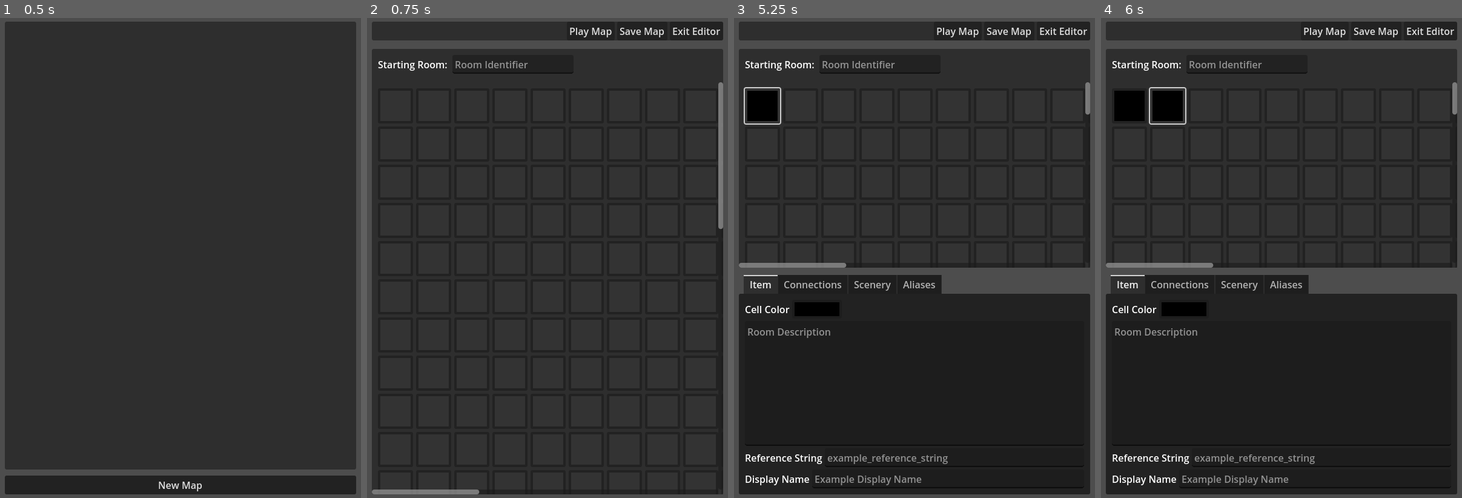
Above: before the commit, frames 1-4 (left to right).
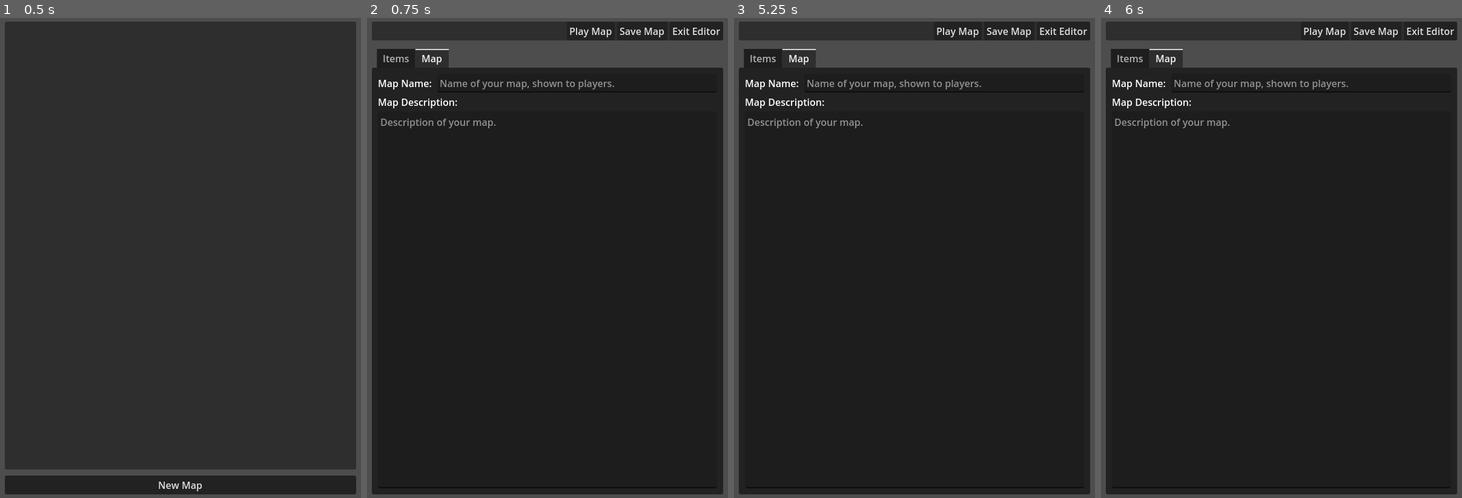
Above: after the commit, the same moments.

Repository: SashaMkrv/godot-4.2.1-text-adventure
Game: Godot game, scene res://NavigationOnly/Scenes/NavigationOnlyApp.tscn
Two runs of this game, one before a commit and one after it. Both use one fixed random seed, a clock stepped at 60 frames per second and the inputs below.
Inputs (mouse positions are in pixels of both pictures, inside the frame that each line leads up to):
- Up to frame 1 (0.5 s): no input
- Up to frame 2 (0.75 s): click "New Map" at 0.5 s
- Up to frame 3 (5.25 s): click "Play Map" at 1.25 s; click (914, 483) at 2.02 s; type "12" at 2.1 s; click "Edit Map" at 2.75 s; click "Play Map" at 3.5 s; click "Edit Map" at 4.25 s; click (762, 104) at 5.02 s
- Up to frame 4 (6 s): click (1165, 104) at 5.77 s

Frame 1 is identical in both runs. In frame 2, 5.1% of the frame differs, in the area x 1-99%, y 6-100%; in frame 3, 9.9%; in frame 4, 10%, in the area x 1-99%, y 6-98%.
Error in both runs: Invalid access to property or key of type 'String' on a base object of type 'Dictionary'. (res://NavigationOnly/Scripts/MapPlayer.gd:144)

Commit message:
add tabs to map editor & simple name + desc fields

Diff:
--- a/NavigationOnly/Scenes/MapEditor.tscn
+++ b/NavigationOnly/Scenes/MapEditor.tscn
@@ -27,90 +27,96 @@
 theme_override_constants/margin_right = 10
 theme_override_constants/margin_bottom = 10
 
-[node name="VSplitContainer" type="VSplitContainer" parent="Editor"]
-layout_mode = 2
-
-[node name="PanelContainer" type="PanelContainer" parent="Editor/VSplitContainer"]
-layout_mode = 2
-size_flags_vertical = 3
-
-[node name="VBoxContainer" type="VBoxContainer" parent="Editor/VSplitContainer/PanelContainer"]
-layout_mode = 2
-
-[node name="MarginContainer" type="MarginContainer" parent="Editor/VSplitContainer/PanelContainer/VBoxContainer"]
-layout_mode = 2
-theme_override_constants/margin_left = 10
-theme_override_constants/margin_top = 10
-theme_override_constants/margin_right = 10
-theme_override_constants/margin_bottom = 10
-
-[node name="HBoxContainer2" type="HBoxContainer" parent="Editor/VSplitContainer/PanelContainer/VBoxContainer/MarginContainer"]
-layout_mode = 2
-
-[node name="HBoxContainer" type="HBoxContainer" parent="Editor/VSplitContainer/PanelContainer/VBoxContainer/MarginContainer/HBoxContainer2"]
-visible = false
-layout_mode = 2
-
-[node name="Label" type="Label" parent="Editor/VSplitContainer/PanelContainer/VBoxContainer/MarginContainer/HBoxContainer2/HBoxContainer"]
+[node name="TabContainer" type="TabContainer" parent="Editor"]
+layout_mode = 2
+current_tab = 1
+
+[node name="Items" type="VSplitContainer" parent="Editor/TabContainer"]
+visible = false
+layout_mode = 2
+metadata/_tab_index = 0
+
+[node name="PanelContainer" type="PanelContainer" parent="Editor/TabContainer/Items"]
+layout_mode = 2
+size_flags_vertical = 3
+
+[node name="VBoxContainer" type="VBoxContainer" parent="Editor/TabContainer/Items/PanelContainer"]
+layout_mode = 2
+
+[node name="MarginContainer" type="MarginContainer" parent="Editor/TabContainer/Items/PanelContainer/VBoxContainer"]
+layout_mode = 2
+theme_override_constants/margin_left = 10
+theme_override_constants/margin_top = 10
+theme_override_constants/margin_right = 10
+theme_override_constants/margin_bottom = 10
+
+[node name="HBoxContainer2" type="HBoxContainer" parent="Editor/TabContainer/Items/PanelContainer/VBoxContainer/MarginContainer"]
+layout_mode = 2
+
+[node name="HBoxContainer" type="HBoxContainer" parent="Editor/TabContainer/Items/PanelContainer/VBoxContainer/MarginContainer/HBoxContainer2"]
+visible = false
+layout_mode = 2
+
+[node name="Label" type="Label" parent="Editor/TabContainer/Items/PanelContainer/VBoxContainer/MarginContainer/HBoxContainer2/HBoxContainer"]
 layout_mode = 2
 text = "Map Name: "
 
-[node name="LineEdit" type="LineEdit" parent="Editor/VSplitContainer/PanelContainer/VBoxContainer/MarginContainer/HBoxContainer2/HBoxContainer"]
-layout_mode = 2
-size_flags_horizontal = 3
-
-[node name="HBoxContainer2" type="HBoxContainer" parent="Editor/VSplitContainer/PanelContainer/VBoxContainer/MarginContainer/HBoxContainer2"]
-layout_mode = 2
-
-[node name="Label" type="Label" parent="Editor/VSplitContainer/PanelContainer/VBoxContainer/MarginContainer/HBoxContainer2/HBoxContainer2"]
+[node name="LineEdit" type="LineEdit" parent="Editor/TabContainer/Items/PanelContainer/VBoxContainer/MarginContainer/HBoxContainer2/HBoxContainer"]
+layout_mode = 2
+size_flags_horizontal = 3
+
+[node name="HBoxContainer2" type="HBoxContainer" parent="Editor/TabContainer/Items/PanelContainer/VBoxContainer/MarginContainer/HBoxContainer2"]
+layout_mode = 2
+
+[node name="Label" type="Label" parent="Editor/TabContainer/Items/PanelContainer/VBoxContainer/MarginContainer/HBoxContainer2/HBoxContainer2"]
 layout_mode = 2
 text = "Starting Room: "
 
-[node name="StartingRoomInput" type="LineEdit" parent="Editor/VSplitContainer/PanelContainer/VBoxContainer/MarginContainer/HBoxContainer2/HBoxContainer2"]
+[node name="StartingRoomInput" type="LineEdit" parent="Editor/TabContainer/Items/PanelContainer/VBoxContainer/MarginContainer/HBoxContainer2/HBoxContainer2"]
 unique_name_in_owner = true
 custom_minimum_size = Vector2(200, 0)
 layout_mode = 2
 size_flags_horizontal = 3
 placeholder_text = "Room Identifier"
 
-[node name="ScrollContainer" type="ScrollContainer" parent="Editor/VSplitContainer/PanelContainer/VBoxContainer"]
+[node name="ScrollContainer" type="ScrollContainer" parent="Editor/TabContainer/Items/PanelContainer/VBoxContainer"]
 layout_mode = 2
 size_flags_vertical = 3
 follow_focus = true
 
-[node name="MarginContainer" type="MarginContainer" parent="Editor/VSplitContainer/PanelContainer/VBoxContainer/ScrollContainer"]
-layout_mode = 2
-size_flags_horizontal = 3
-size_flags_vertical = 3
-theme_override_constants/margin_left = 10
-theme_override_constants/margin_top = 10
-theme_override_constants/margin_right = 10
-theme_override_constants/margin_bottom = 10
-
-[node name="ItemMapEditor" type="CenterContainer" parent="Editor/VSplitContainer/PanelContainer/VBoxContainer/ScrollContainer/MarginContainer"]
+[node name="MarginContainer" type="MarginContainer" parent="Editor/TabContainer/Items/PanelContainer/VBoxContainer/ScrollContainer"]
+layout_mode = 2
+size_flags_horizontal = 3
+size_flags_vertical = 3
+theme_override_constants/margin_left = 10
+theme_override_constants/margin_top = 10
+theme_override_constants/margin_right = 10
+theme_override_constants/margin_bottom = 10
+
+[node name="ItemMapEditor" type="CenterContainer" parent="Editor/TabContainer/Items/PanelContainer/VBoxContainer/ScrollContainer/MarginContainer"]
 unique_name_in_owner = true
 layout_mode = 2
 size_flags_horizontal = 3
 script = ExtResource("1_2j7kv")
 
-[node name="GridContainer" type="GridContainer" parent="Editor/VSplitContainer/PanelContainer/VBoxContainer/ScrollContainer/MarginContainer/ItemMapEditor"]
+[node name="GridContainer" type="GridContainer" parent="Editor/TabContainer/Items/PanelContainer/VBoxContainer/ScrollContainer/MarginContainer/ItemMapEditor"]
 layout_mode = 2
 theme_override_constants/h_separation = 5
 theme_override_constants/v_separation = 5
 columns = 30
 
-[node name="ItemEditor" type="TabContainer" parent="Editor/VSplitContainer"]
+[node name="ItemEditor" type="TabContainer" parent="Editor/TabContainer/Items"]
 unique_name_in_owner = true
 layout_mode = 2
 size_flags_vertical = 3
 current_tab = 0
 script = ExtResource("3_e6a6i")
 
-[node name="Item" type="Panel" parent="Editor/VSplitContainer/ItemEditor"]
+[node name="Item" type="Panel" parent="Editor/TabContainer/Items/ItemEditor"]
 layout_mode = 2
 metadata/_tab_index = 0
 
-[node name="MarginContainer" type="MarginContainer" parent="Editor/VSplitContainer/ItemEditor/Item"]
+[node name="MarginContainer" type="MarginContainer" parent="Editor/TabContainer/Items/ItemEditor/Item"]
 layout_mode = 1
 anchors_preset = 15
 anchor_right = 1.0
@@ -122,27 +128,27 @@
 theme_override_constants/margin_right = 10
 theme_override_constants/margin_bottom = 10
 
-[node name="VBoxContainer" type="VBoxContainer" parent="Editor/VSplitContainer/ItemEditor/Item/MarginContainer"]
-layout_mode = 2
-
-[node name="HBoxContainer4" type="HBoxContainer" parent="Editor/VSplitContainer/ItemEditor/Item/MarginContainer/VBoxContainer"]
-layout_mode = 2
-
-[node name="HBoxContainer" type="HBoxContainer" parent="Editor/VSplitContainer/ItemEditor/Item/MarginContainer/VBoxContainer/HBoxContainer4"]
-layout_mode = 2
-
-[node name="Label" type="Label" parent="Editor/VSplitContainer/ItemEditor/Item/MarginContainer/VBoxContainer/HBoxContainer4/HBoxContainer"]
+[node name="VBoxContainer" type="VBoxContainer" parent="Editor/TabContainer/Items/ItemEditor/Item/MarginContainer"]
+layout_mode = 2
+
+[node name="HBoxContainer4" type="HBoxContainer" parent="Editor/TabContainer/Items/ItemEditor/Item/MarginContainer/VBoxContainer"]
+layout_mode = 2
+
+[node name="HBoxContainer" type="HBoxContainer" parent="Editor/TabContainer/Items/ItemEditor/Item/MarginContainer/VBoxContainer/HBoxContainer4"]
+layout_mode = 2
+
+[node name="Label" type="Label" parent="Editor/TabContainer/Items/ItemEditor/Item/MarginContainer/VBoxContainer/HBoxContainer4/HBoxContainer"]
 layout_mode = 2
 text = "Cell Color"
 
-[node name="MapCellColorInput" type="ColorPickerButton" parent="Editor/VSplitContainer/ItemEditor/Item/MarginContainer/VBoxContainer/HBoxContainer4/HBoxContainer"]
+[node name="MapCellColorInput" type="ColorPickerButton" parent="Editor/TabContainer/Items/ItemEditor/Item/MarginContainer/VBoxContainer/HBoxContainer4/HBoxContainer"]
 unique_name_in_owner = true
 layout_mode = 2
 text = "Cell Color"
 color = Color(0.2, 0.2, 0.2, 1)
 edit_alpha = false
 
-[node name="DescriptionInput" type="TextEdit" parent="Editor/VSplitContainer/ItemEditor/Item/MarginContainer/VBoxContainer"]
+[node name="DescriptionInput" type="TextEdit" parent="Editor/TabContainer/Items/ItemEditor/Item/MarginContainer/VBoxContainer"]
 unique_name_in_owner = true
 layout_mode = 2
 size_flags_horizontal = 3
@@ -152,102 +158,143 @@
 syntax_highlighter = SubResource("SyntaxHighlighter_ikksk")
 highlight_all_occurrences = true
 
-[node name="HBoxContainer2" type="HBoxContainer" parent="Editor/VSplitContainer/ItemEditor/Item/MarginContainer/VBoxContainer"]
-layout_mode = 2
-
-[node name="Label" type="Label" parent="Editor/VSplitContainer/ItemEditor/Item/MarginContainer/VBoxContainer/HBoxContainer2"]
+[node name="HBoxContainer2" type="HBoxContainer" parent="Editor/TabContainer/Items/ItemEditor/Item/MarginContainer/VBoxContainer"]
+layout_mode = 2
+
+[node name="Label" type="Label" parent="Editor/TabContainer/Items/ItemEditor/Item/MarginContainer/VBoxContainer/HBoxContainer2"]
 layout_mode = 2
 text = "Reference String"
 
-[node name="ReferenceStringInput" type="LineEdit" parent="Editor/VSplitContainer/ItemEditor/Item/MarginContainer/VBoxContainer/HBoxContainer2"]
+[node name="ReferenceStringInput" type="LineEdit" parent="Editor/TabContainer/Items/ItemEditor/Item/MarginContainer/VBoxContainer/HBoxContainer2"]
 unique_name_in_owner = true
 layout_mode = 2
 size_flags_horizontal = 3
 placeholder_text = "example_reference_string"
 
-[node name="HBoxContainer3" type="HBoxContainer" parent="Editor/VSplitContainer/ItemEditor/Item/MarginContainer/VBoxContainer"]
-layout_mode = 2
-
-[node name="Label" type="Label" parent="Editor/VSplitContainer/ItemEditor/Item/MarginContainer/VBoxContainer/HBoxContainer3"]
+[node name="HBoxContainer3" type="HBoxContainer" parent="Editor/TabContainer/Items/ItemEditor/Item/MarginContainer/VBoxContainer"]
+layout_mode = 2
+
+[node name="Label" type="Label" parent="Editor/TabContainer/Items/ItemEditor/Item/MarginContainer/VBoxContainer/HBoxContainer3"]
 layout_mode = 2
 text = "Display Name"
 
-[node name="DisplayNameInput" type="LineEdit" parent="Editor/VSplitContainer/ItemEditor/Item/MarginContainer/VBoxContainer/HBoxContainer3"]
+[node name="DisplayNameInput" type="LineEdit" parent="Editor/TabContainer/Items/ItemEditor/Item/MarginContainer/VBoxContainer/HBoxContainer3"]
 unique_name_in_owner = true
 layout_mode = 2
 size_flags_horizontal = 3
 placeholder_text = "Example Display Name"
 
-[node name="Connections" type="PanelContainer" parent="Editor/VSplitContainer/ItemEditor"]
+[node name="Connections" type="PanelContainer" parent="Editor/TabContainer/Items/ItemEditor"]
 visible = false
 layout_mode = 2
 size_flags_horizontal = 3
 metadata/_tab_index = 1
 
-[node name="MarginContainer" type="MarginContainer" parent="Editor/VSplitContainer/ItemEditor/Connections"]
-layout_mode = 2
-theme_override_constants/margin_left = 10
-theme_override_constants/margin_top = 10
-theme_override_constants/margin_right = 10
-theme_override_constants/margin_bottom = 10
-
-[node name="ConnectionsInput" type="CodeEdit" parent="Editor/VSplitContainer/ItemEditor/Connections/MarginContainer"]
+[node name="MarginContainer" type="MarginContainer" parent="Editor/TabContainer/Items/ItemEditor/Connections"]
+layout_mode = 2
+theme_override_constants/margin_left = 10
+theme_override_constants/margin_top = 10
+theme_override_constants/margin_right = 10
+theme_override_constants/margin_bottom = 10
+
+[node name="ConnectionsInput" type="CodeEdit" parent="Editor/TabContainer/Items/ItemEditor/Connections/MarginContainer"]
 unique_name_in_owner = true
 layout_mode = 2
 placeholder_text = "EAST: example_room_reference_string
 SOUTH: example_room_reference_string
 CHARLOTTE: example_string_for_arbitrary_direction"
 
-[node name="Scenery" type="PanelContainer" parent="Editor/VSplitContainer/ItemEditor"]
+[node name="Scenery" type="PanelContainer" parent="Editor/TabContainer/Items/ItemEditor"]
 visible = false
 layout_mode = 2
 size_flags_horizontal = 3
 metadata/_tab_index = 2
 
-[node name="MarginContainer" type="MarginContainer" parent="Editor/VSplitContainer/ItemEditor/Scenery"]
-layout_mode = 2
-theme_override_constants/margin_left = 10
-theme_override_constants/margin_top = 10
-theme_override_constants/margin_right = 10
-theme_override_constants/margin_bottom = 10
-
-[node name="SceneryInput" type="CodeEdit" parent="Editor/VSplitContainer/ItemEditor/Scenery/MarginContainer"]
+[node name="MarginContainer" type="MarginContainer" parent="Editor/TabContainer/Items/ItemEditor/Scenery"]
+layout_mode = 2
+theme_override_constants/margin_left = 10
+theme_override_constants/margin_top = 10
+theme_override_constants/margin_right = 10
+theme_override_constants/margin_bottom = 10
+
+[node name="SceneryInput" type="CodeEdit" parent="Editor/TabContainer/Items/ItemEditor/Scenery/MarginContainer"]
 unique_name_in_owner = true
 layout_mode = 2
 placeholder_text = "EAST: example_room_reference_string
 SOUTH: example_room_reference_string
 CHARLOTTE: example_string_for_arbitrary_direction"
 
-[node name="Aliases" type="PanelContainer" parent="Editor/VSplitContainer/ItemEditor"]
+[node name="Aliases" type="PanelContainer" parent="Editor/TabContainer/Items/ItemEditor"]
 visible = false
 layout_mode = 2
 size_flags_horizontal = 3
 metadata/_tab_index = 3
 
-[node name="MarginContainer" type="MarginContainer" parent="Editor/VSplitContainer/ItemEditor/Aliases"]
-layout_mode = 2
-theme_override_constants/margin_left = 10
-theme_override_constants/margin_top = 10
-theme_override_constants/margin_right = 10
-theme_override_constants/margin_bottom = 10
-
-[node name="AliasInput" type="CodeEdit" parent="Editor/VSplitContainer/ItemEditor/Aliases/MarginContainer"]
+[node name="MarginContainer" type="MarginContainer" parent="Editor/TabContainer/Items/ItemEditor/Aliases"]
+layout_mode = 2
+theme_override_constants/margin_left = 10
+theme_override_constants/margin_top = 10
+theme_override_constants/margin_right = 10
+theme_override_constants/margin_bottom = 10
+
+[node name="AliasInput" type="CodeEdit" parent="Editor/TabContainer/Items/ItemEditor/Aliases/MarginContainer"]
 unique_name_in_owner = true
 layout_mode = 2
 placeholder_text = "EAST: example_room_reference_string
 SOUTH: example_room_reference_string
 CHARLOTTE: example_string_for_arbitrary_direction"
 
-[node name="Timer" type="Timer" parent="Editor/VSplitContainer/ItemEditor"]
+[node name="Timer" type="Timer" parent="Editor/TabContainer/Items/ItemEditor"]
 wait_time = 5.0
 
-[connection signal="text_changed" from="Editor/VSplitContainer/PanelContainer/VBoxContainer/MarginContainer/HBoxContainer2/HBoxContainer2/StartingRoomInput" to="." method="_on_starting_room_input_text_changed"]
-[connection signal="item_selected" from="Editor/VSplitContainer/PanelContainer/VBoxContainer/ScrollContainer/MarginContainer/ItemMapEditor" to="." method="_on_center_container_item_selected"]
-[connection signal="color_changed" from="Editor/VSplitContainer/ItemEditor/Item/MarginContainer/VBoxContainer/HBoxContainer4/HBoxContainer/MapCellColorInput" to="Editor/VSplitContainer/ItemEditor" method="_on_map_cell_color_input_color_changed"]
-[connection signal="text_changed" from="Editor/VSplitContainer/ItemEditor/Item/MarginContainer/VBoxContainer/DescriptionInput" to="Editor/VSplitContainer/ItemEditor" method="_on_description_input_text_changed"]
-[connection signal="text_changed" from="Editor/VSplitContainer/ItemEditor/Item/MarginContainer/VBoxContainer/HBoxContainer2/ReferenceStringInput" to="Editor/VSplitContainer/ItemEditor" method="_on_reference_string_input_text_changed"]
-[connection signal="text_changed" from="Editor/VSplitContainer/ItemEditor/Item/MarginContainer/VBoxContainer/HBoxContainer3/DisplayNameInput" to="Editor/VSplitContainer/ItemEditor" method="_on_display_name_input_text_changed"]
-[connection signal="text_changed" from="Editor/VSplitContainer/ItemEditor/Connections/MarginContainer/ConnectionsInput" to="Editor/VSplitContainer/ItemEditor" method="_on_connections_input_text_changed"]
-[connection signal="text_changed" from="Editor/VSplitContainer/ItemEditor/Scenery/MarginContainer/SceneryInput" to="Editor/VSplitContainer/ItemEditor" method="_on_scenery_input_text_changed"]
-[connection signal="text_changed" from="Editor/VSplitContainer/ItemEditor/Aliases/MarginContainer/AliasInput" to="Editor/VSplitContainer/ItemEditor" method="_on_alias_input_text_changed"]
-[connection signal="timeout" from="Editor/VSplitContainer/ItemEditor/Timer" to="Editor/VSplitContainer/ItemEditor" method="_on_timer_timeout"]
+[node name="Map" type="PanelContainer" parent="Editor/TabContainer"]
+layout_mode = 2
+metadata/_tab_index = 1
+
+[node name="MarginContainer" type="MarginContainer" parent="Editor/TabContainer/Map"]
+layout_mode = 2
+theme_override_constants/margin_left = 10
+theme_override_constants/margin_top = 10
+theme_override_constants/margin_right = 10
+theme_override_constants/margin_bottom = 10
+
+[node name="VBoxContainer" type="VBoxContainer" parent="Editor/TabContainer/Map/MarginContainer"]
+layout_mode = 2
+
+[node name="HBoxContainer" type="HBoxContainer" parent="Editor/TabContainer/Map/MarginContainer/VBoxContainer"]
+layout_mode = 2
+
+[node name="Label" type="Label" parent="Editor/TabContainer/Map/MarginContainer/VBoxContainer/HBoxContainer"]
+layout_mode = 2
+text = "Map Name: "
+
+[node name="MapNameInput" type="LineEdit" parent="Editor/TabContainer/Map/MarginContainer/VBoxContainer/HBoxContainer"]
+unique_name_in_owner = true
+layout_mode = 2
+size_flags_horizontal = 3
+placeholder_text = "Name of your map, shown to players."
+
+[node name="VBoxContainer" type="VBoxContainer" parent="Editor/TabContainer/Map/MarginContainer/VBoxContainer"]
+layout_mode = 2
+size_flags_vertical = 3
+
+[node name="Label" type="Label" parent="Editor/TabContainer/Map/MarginContainer/VBoxContainer/VBoxContainer"]
+layout_mode = 2
+text = "Map Description: "
+
+[node name="TextEdit" type="TextEdit" parent="Editor/TabContainer/Map/MarginContainer/VBoxContainer/VBoxContainer"]
+layout_mode = 2
+size_flags_vertical = 3
+placeholder_text = "Description of your map."
+wrap_mode = 1
+
+[connection signal="text_changed" from="Editor/TabContainer/Items/PanelContainer/VBoxContainer/MarginContainer/HBoxContainer2/HBoxContainer2/StartingRoomInput" to="." method="_on_starting_room_input_text_changed"]
+[connection signal="item_selected" from="Editor/TabContainer/Items/PanelContainer/VBoxContainer/ScrollContainer/MarginContainer/ItemMapEditor" to="." method="_on_center_container_item_selected"]
+[connection signal="color_changed" from="Editor/TabContainer/Items/ItemEditor/Item/MarginContainer/VBoxContainer/HBoxContainer4/HBoxContainer/MapCellColorInput" to="Editor/TabContainer/Items/ItemEditor" method="_on_map_cell_color_input_color_changed"]
+[connection signal="text_changed" from="Editor/TabContainer/Items/ItemEditor/Item/MarginContainer/VBoxContainer/DescriptionInput" to="Editor/TabContainer/Items/ItemEditor" method="_on_description_input_text_changed"]
+[connection signal="text_changed" from="Editor/TabContainer/Items/ItemEditor/Item/MarginContainer/VBoxContainer/HBoxContainer2/ReferenceStringInput" to="Editor/TabContainer/Items/ItemEditor" method="_on_reference_string_input_text_changed"]
+[connection signal="text_changed" from="Editor/TabContainer/Items/ItemEditor/Item/MarginContainer/VBoxContainer/HBoxContainer3/DisplayNameInput" to="Editor/TabContainer/Items/ItemEditor" method="_on_display_name_input_text_changed"]
+[connection signal="text_changed" from="Editor/TabContainer/Items/ItemEditor/Connections/MarginContainer/ConnectionsInput" to="Editor/TabContainer/Items/ItemEditor" method="_on_connections_input_text_changed"]
+[connection signal="text_changed" from="Editor/TabContainer/Items/ItemEditor/Scenery/MarginContainer/SceneryInput" to="Editor/TabContainer/Items/ItemEditor" method="_on_scenery_input_text_changed"]
+[connection signal="text_changed" from="Editor/TabContainer/Items/ItemEditor/Aliases/MarginContainer/AliasInput" to="Editor/TabContainer/Items/ItemEditor" method="_on_alias_input_text_changed"]
+[connection signal="timeout" from="Editor/TabContainer/Items/ItemEditor/Timer" to="Editor/TabContainer/Items/ItemEditor" method="_on_timer_timeout"]
